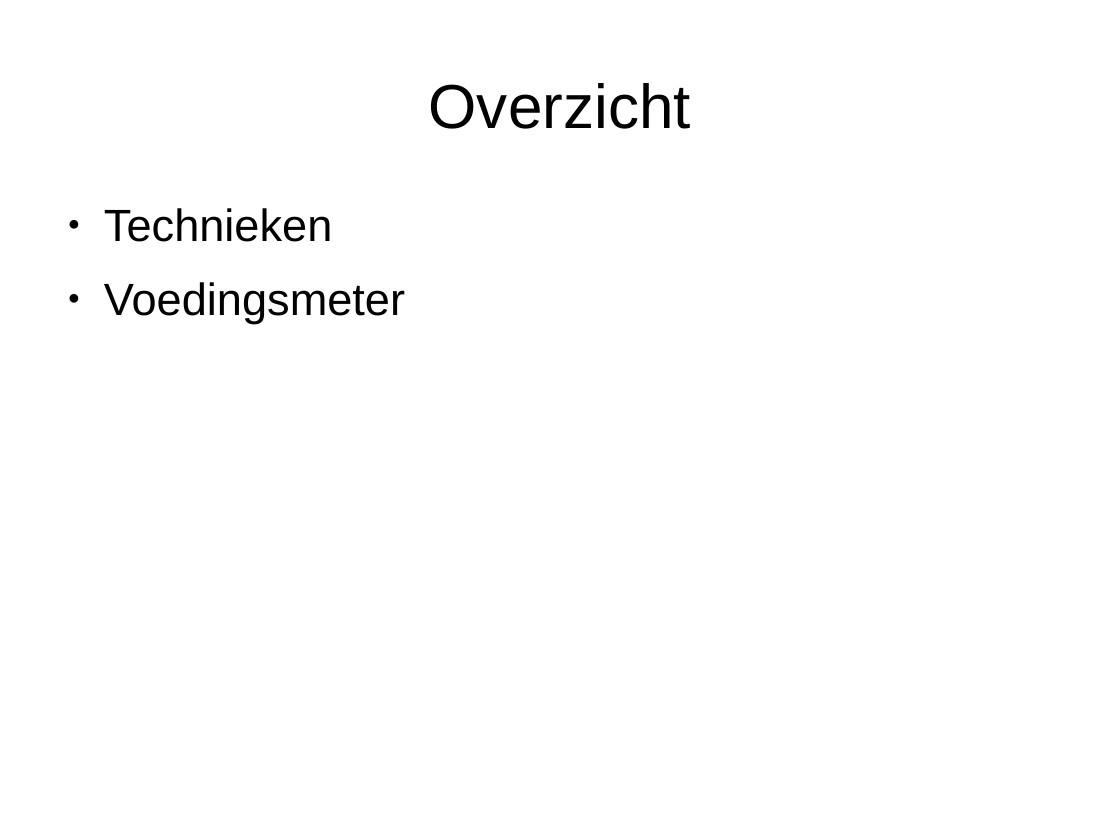
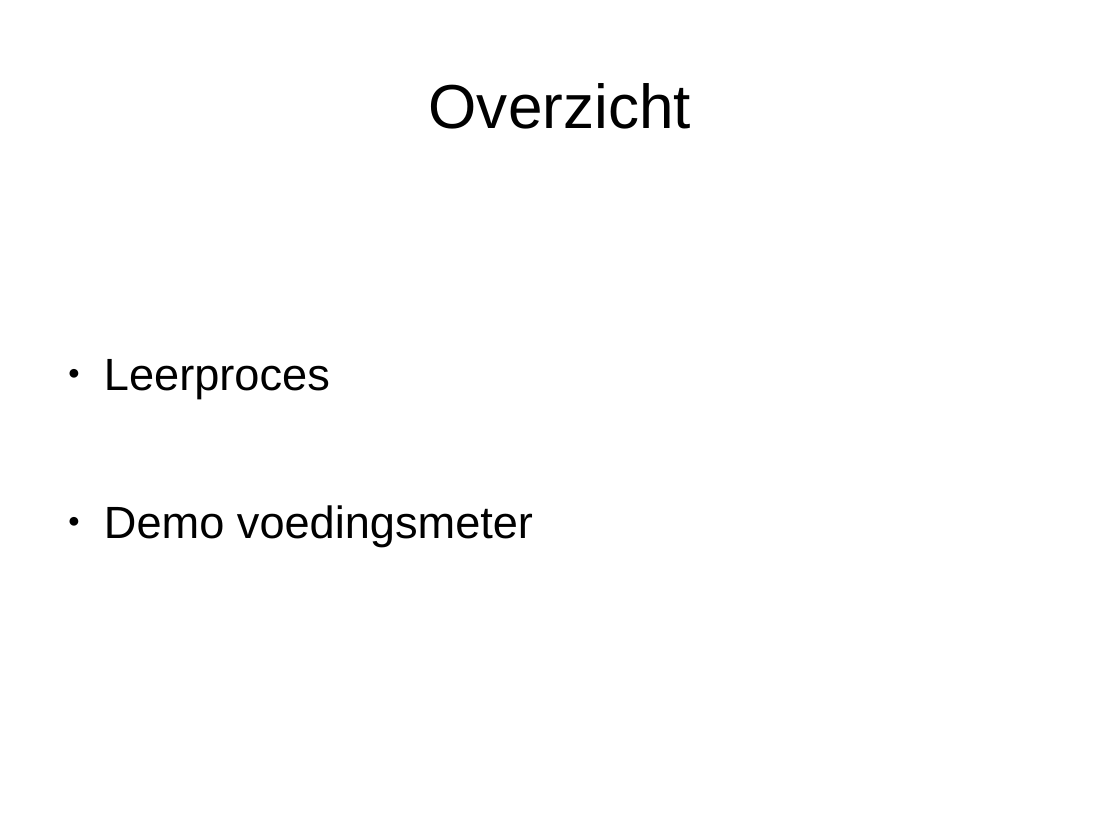
Before and after one commit to karenberntsen/Voedingsmeter2.0, a slide deck: slide 2 of src/main/resources/static/Presentatie.ods.odp. Drawn at 1120x840 pixels with LibreOffice and Linux fonts; fonts in the diff are those of the drawing. Boxes give left, top, right and bottom in pixels: in the first picture for what was removed or moved away, otherwise in the second. Text is boxed around its words. In the diff, an @@ line names an element or a change of style, - is before the commit and + after.

Commit message:
updated presentation

```diff
--- a/src/main/resources/static/Presentatie.ods.odp
+++ b/src/main/resources/static/Presentatie.ods.odp
@@ text at bbox=[104, 359, 533, 547]: text changed @@
-● Technieken
-● Voedingsmeter
+● Leerproces
+● Demo voedingsmeter
```
Also in this commit, not shown: 1 other slide changed, 3 slides added, 1 slide removed, 4 other files.
